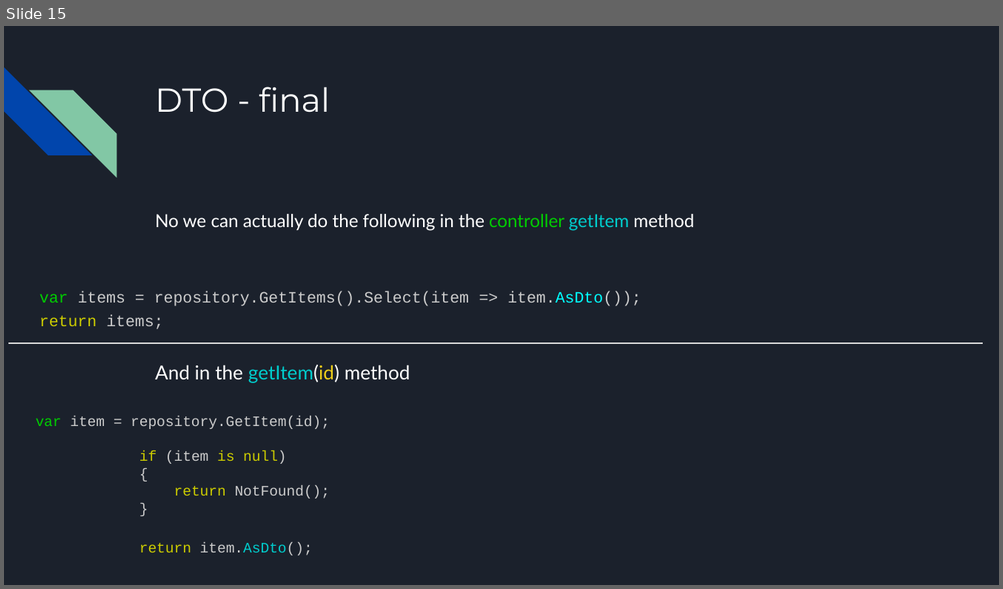
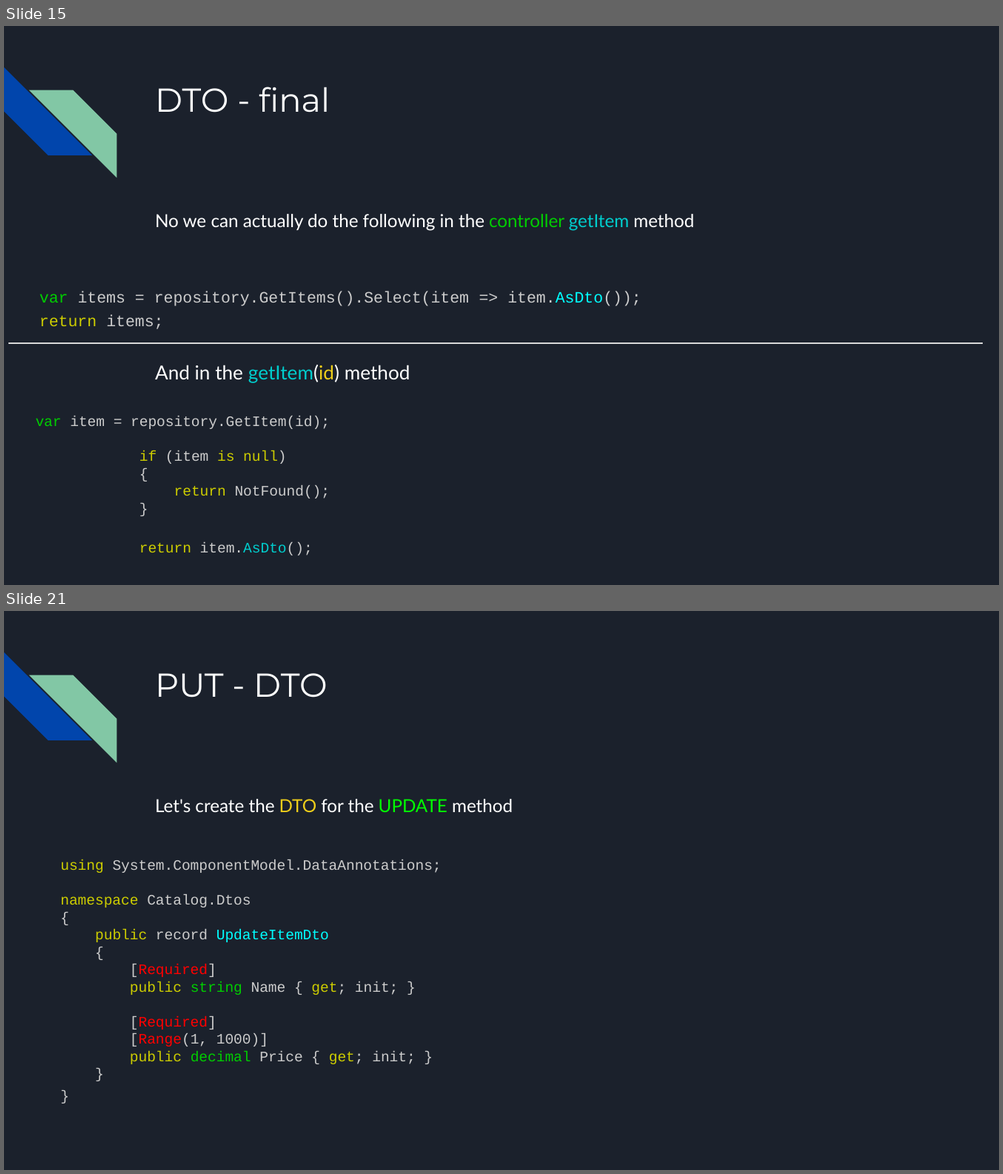
Before and after one commit to kek-Sec/ASP.net-REST-API-GUIDE, a slide deck: ASP.net REST API.pptx. Shown one above the other, each under a label of ours: slide 15 before the commit, slides 15 and 21 after it; the slides between them are not shown. The pictures are 1003x589 and 1003x1174 pixels, drawn with LibreOffice and Linux fonts; fonts in the diff are those of the drawing. Boxes give left, top, right and bottom in pixels: in the first picture for what was removed or moved away, otherwise in the second. Text is boxed around its words. In the diff, an @@ line names an element or a change of style, - is before the commit and + after.

```diff
--- a/ASP.net REST API.pptx
+++ b/ASP.net REST API.pptx
@@ slide 21 added at (x1=4, y1=611, x2=999, y2=1170), background #1B212C; not listed: 2 template elements that a slide beside it also shows @@
@@ title added at (x1=155, y1=673, x2=327, y2=698), 24 pt, text #FFFFFF @@
+PUT - DTO
@@ text added at (x1=155, y1=799, x2=512, y2=812), 13 pt, text #FFFFFF @@
+Let's create the DTO for the UPDATE method
@@ text added at (x1=60, y1=860, x2=441, y2=1065), 10.5 pt, text #CCCCCC @@
+using System.ComponentModel.DataAnnotations;
+namespace Catalog.Dtos
+{
+public record UpdateItemDto
+{
+[Required]
+public string Name { get; init; }
+[Required]
+[Range(1, 1000)]
+public decimal Price { get; init; }
+}
+}
```
Also in this commit, not shown: 1 slide changed, 8 other slides added, 1 other file.
